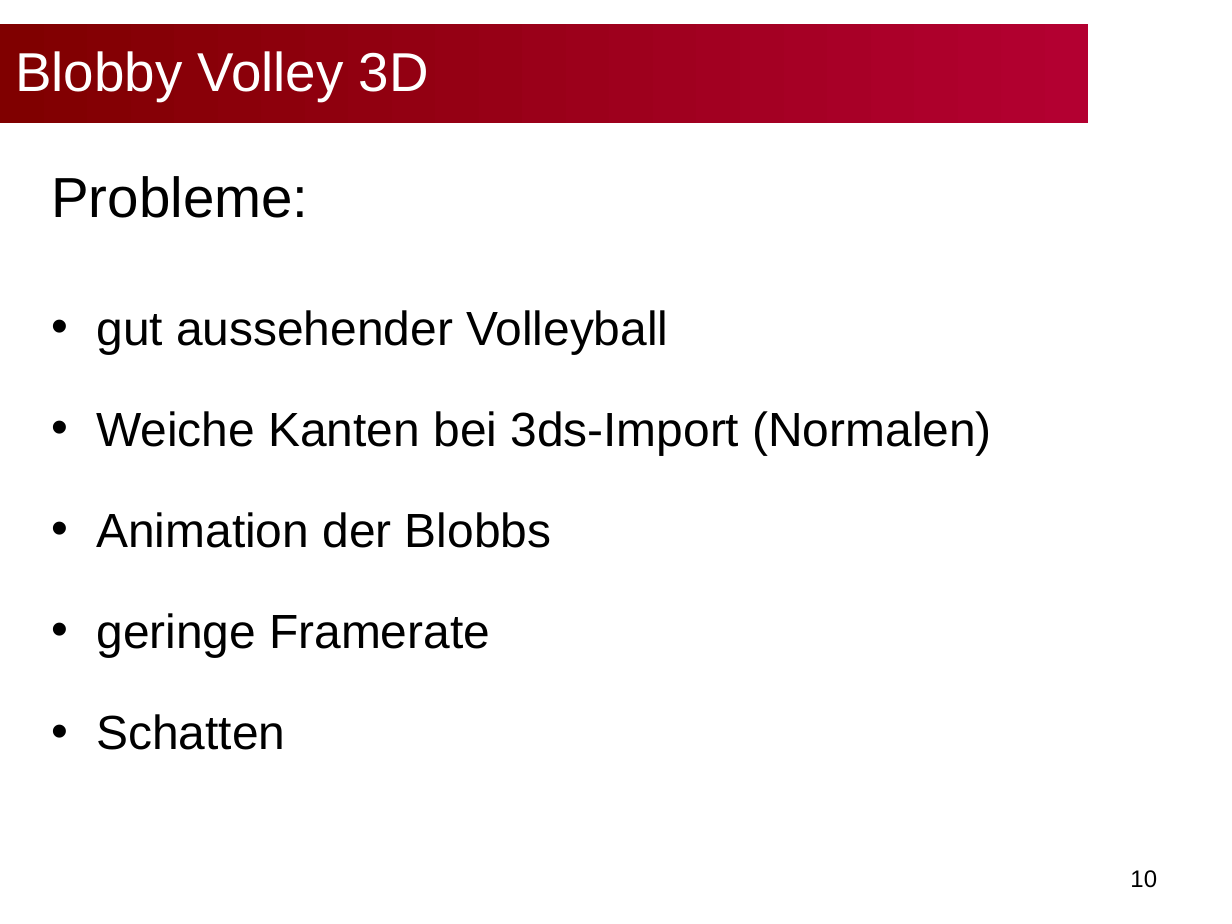
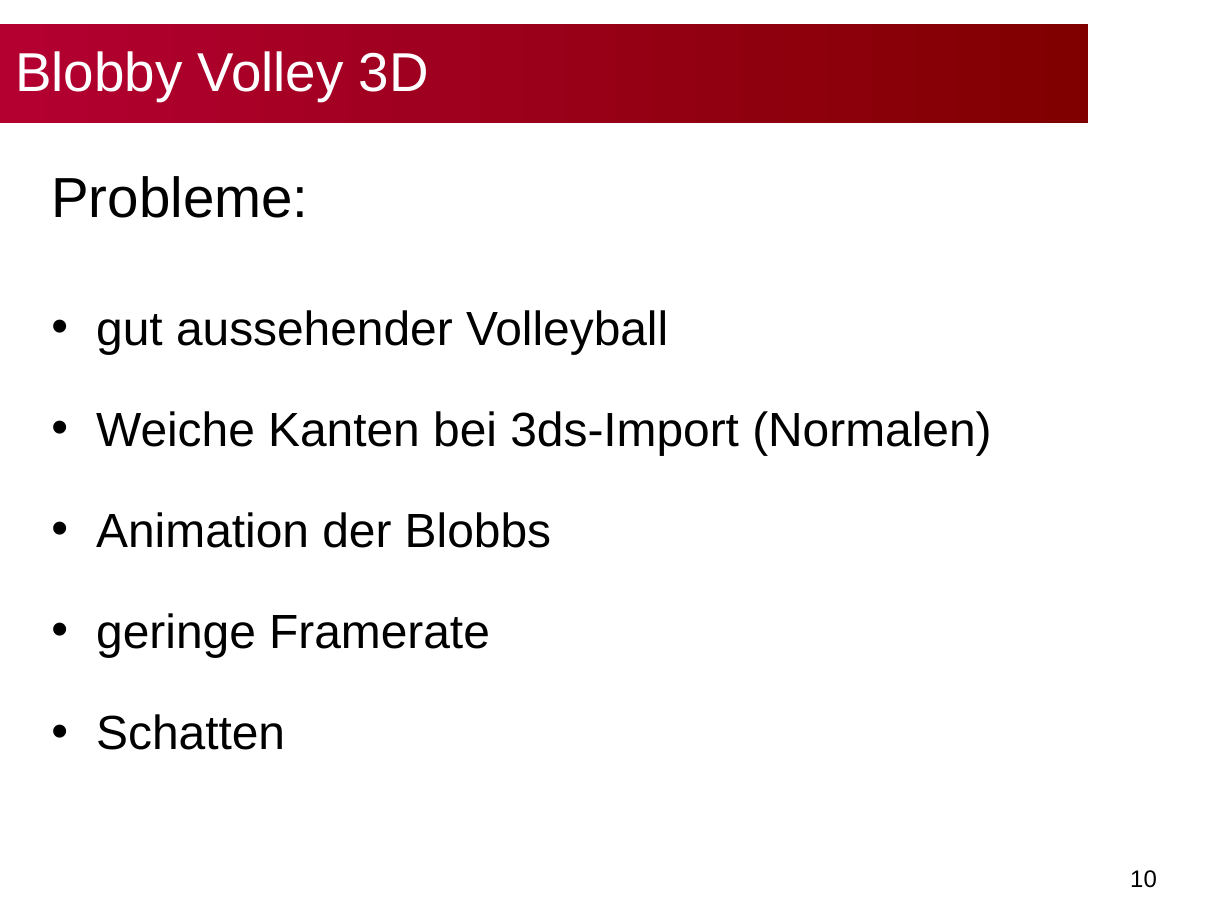
Before and after one commit to bwasty/blobby-volley-3d, a slide deck: slide 10 of Präsentationen/Slides-Abschlusspräsentation.ppt. Drawn at 1232x924 pixels with LibreOffice and Linux fonts; fonts in the diff are those of the drawing; background and template pictures are left out. Boxes give left, top, right and bottom in pixels: in the first picture for what was removed or moved away, otherwise in the second. Text is boxed around its words. In the diff, an @@ line names an element or a change of style, - is before the commit and + after.

```diff
--- a/Präsentationen/Slides-Abschlusspräsentation.ppt
+++ b/Präsentationen/Slides-Abschlusspräsentation.ppt
@@ rectangle "Blobby Volley 3D" at (0, 25, 1088, 123): fill gradient #B30031 to #800000 to gradient #800000 to #B30031 @@
@@ text "Probleme:" at (51, 176, 991, 750): indent changed @@
```
Also in this commit, not shown: 10 other slides changed.
